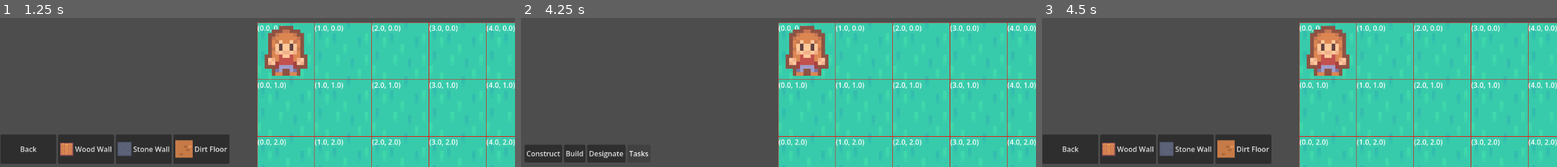
Above: before the commit, frames 1-3 (left to right).
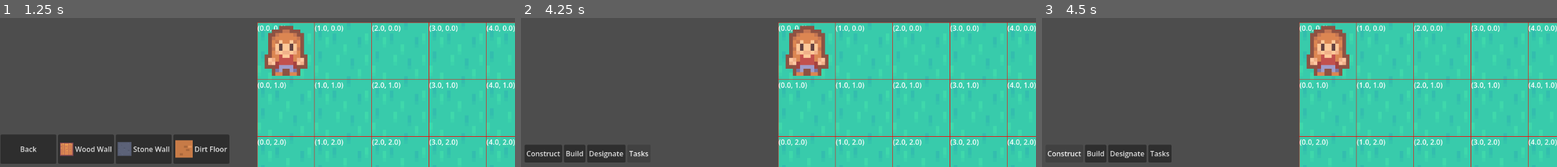
Above: after the commit, the same moments.

Repository: farel39/the-farlands
Game: Godot game, scene res://scenes/Main.tscn
Same seed, same stepped clock (60 frames per second), same inputs: the game is played once before the commit and once after it. The project has no main scene, so this scene is started directly.
Inputs:
- Up to frame 1 (1.25 s): click "Construct" at 0.5 s
- Up to frame 2 (4.25 s): click "Wood Wall" at 1.25 s; click "Build" at 2 s; click "Designate" at 2.75 s; click "Tasks" at 3.5 s
- Up to frame 3 (4.5 s): click "Construct" at 4.25 s

Frames 1-2 are identical in both runs. In frame 3, 6.5% of the frame differs, in the area x 0-45%, y 78-98%.

Commit message:
Fix building buttons immediately cancelling placement mode
_on_back_pressed() calls exit_placement_mode(), so using it to close
the construct panel also killed the mode that was just entered. Split
panel-switching into _show_base_buttons() so building buttons don't
cancel placement.

Co-Authored-By: Claude Sonnet 4.6 <noreply@anthropic.com>

Diff:
--- a/scripts/ui/GUI.gd
+++ b/scripts/ui/GUI.gd
@@ -46,15 +46,19 @@
 
 func _on_wood_wall_pressed() -> void:
 	grid.enter_placement_mode(BUILDINGS["WoodWall"])
-	_on_back_pressed()
+	_show_base_buttons()
 
 func _on_stone_wall_pressed() -> void:
 	grid.enter_placement_mode(BUILDINGS["StoneWall"])
-	_on_back_pressed()
+	_show_base_buttons()
 
 func _on_dirt_floor_pressed() -> void:
 	grid.enter_placement_mode(BUILDINGS["DirtFloor"])
-	_on_back_pressed()
+	_show_base_buttons()
+
+func _show_base_buttons() -> void:
+	$BaseButtons.visible = true
+	$ConstructButtons.visible = false
 
 func _process(_delta: float) -> void:
 	pass
